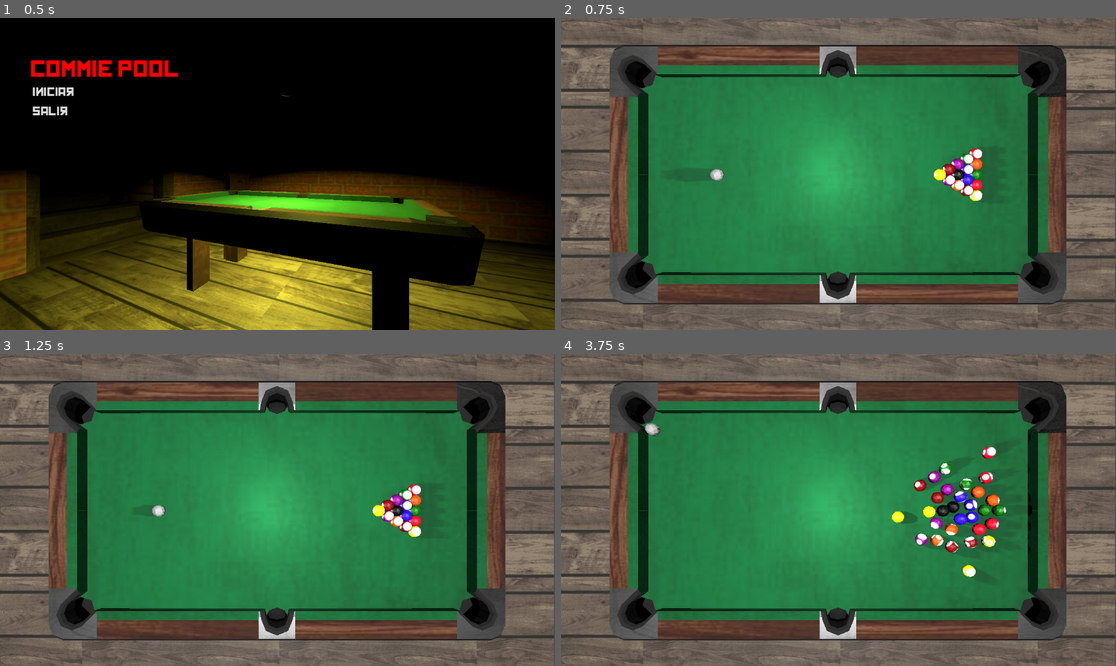
Above: before the commit, frames 1-4 (two rows, left to right).
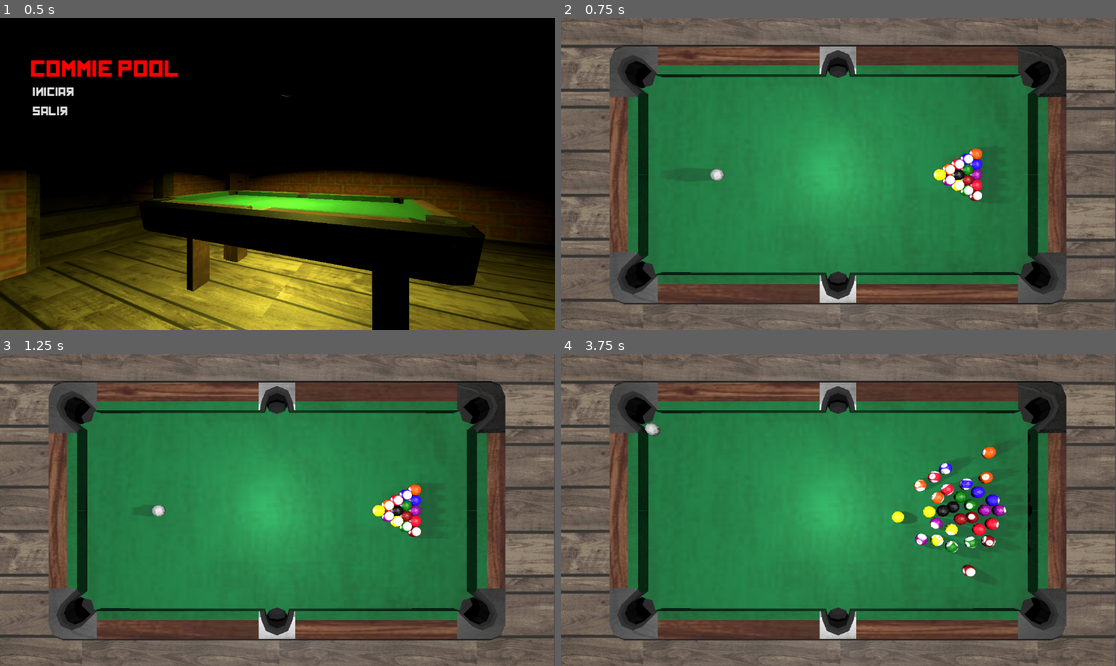
Above: after the commit, the same moments.

Repository: Corcho4433/commiepool-sourcecode
Game: Godot game, scene res://scenes/mainmenu.tscn
Same seed, same stepped clock (60 frames per second), same inputs: the game is played once before the commit and once after it.
Inputs (mouse positions are in pixels of both pictures, inside the frame that each line leads up to):
- Up to frame 1 (0.5 s): no input
- Up to frame 2 (0.75 s): click "Iniciar" at 0.5 s
- Up to frame 3 (1.25 s): no input
- Up to frame 4 (3.75 s): tap Enter at 1.25 s; move the mouse to (960, 494) at 1.27 s; press the mouse at (960, 494) at 1.28 s; tap Space at 2 s; move the mouse to (727, 525) at 2.02 s; release the mouse at (727, 525) at 2.03 s; right-click (727, 525) at 2.1 s; move the mouse to (894, 441) at 2.77 s; tap Q (SpawnBalls) at 2.85 s; move the mouse to (810, 572) at 3.52 s; click (810, 572) at 3.6 s

Frame 1 is identical in both runs. In frame 2, 0.5% of the frame differs, in the area x 68-76%, y 41-59%; in frame 3, 0.5%; in frame 4, 1.3%, in the area x 63-81%, y 29-72%.

Commit message:
finished initial balls position

Diff:
--- a/scripts/CueBall.gd
+++ b/scripts/CueBall.gd
@@ -52,7 +52,9 @@
 		GameEvent.cue_ball_hit_ball.emit(body.get_parent().ballName)
 
 func set_dragging():
+	print("activar")
 	isDraggable = true
 
 func ball_striked():
+	print("desactivar")
 	isDraggable = false
--- a/scripts/TurnComponent.gd
+++ b/scripts/TurnComponent.gd
@@ -41,6 +41,8 @@
 	if cueUsed == true and stillBall == true:
 		cueUsedFrames += 1
 		if cueUsedFrames >= 4:
+			if firstBallTouched == "":
+				penalty()
 			print("Antes: ",infoTurns)
 			changeTurn()
 			print("Despues: ",infoTurns)
@@ -53,6 +55,7 @@
 
 
 func changeTurn():
+	infoTurns[turn]["BallInHand"] = false
 	if turn == PLAYER_ONE and infoTurns[turn]["ExtraTurn"]:
 		turn = PLAYER_ONE
 		infoTurns[turn]["ExtraTurn"] = false
@@ -63,6 +66,7 @@
 		turn = PLAYER_TWO
 	elif turn == PLAYER_TWO:
 		turn = PLAYER_ONE
+
 
 	GameEvent.change_turn.emit(turn)
 
@@ -98,7 +102,7 @@
 		infoTurns[turn]["ExtraTurn"] = true
 	if (infoTurns[turn]["Type"] == firstBallType[1] or firstBallTouched == "") and firstBallTouched != "DNC":
 		penalty()
-		print(firstBallTouched)
+
 
 
 func get_other_player_turn():
--- a/scripts/ballArrays.gd
+++ b/scripts/ballArrays.gd
@@ -4,9 +4,9 @@
 
 var StartingArray = ["Ball12","Ball6","Ball15","Ball13","Ball5","Ball4","Ball14","Ball7","Ball11","Ball3","Ball10","Ball2","Ball9"]
 var SmoothBalls = ["Ball1","Ball2","Ball3","Ball4","Ball5","Ball6","Ball7"]
-var StrippedBall = ["Ball9","Ball10","Ball11","Ball12","Ball13","Bal14","Ball15"]
+var StrippedBall = ["Ball9","Ball10","Ball11","Ball12","Ball13","Ball14","Ball15"]
 var CurrentArray : Array
-const  MOVEMENT_THRESHOLD : float = 0.01
+const MOVEMENT_THRESHOLD : float = 0.01
 
 func _ready():
 	ShuffleBalls()
@@ -17,7 +17,17 @@
 
 
 func ShuffleBalls():
+	var cornerStripped : String = StrippedBall.pick_random()
+	var cornerSmooth : String = SmoothBalls.pick_random()
+	while cornerSmooth == "Ball1":
+		cornerSmooth  = SmoothBalls.pick_random()
+	StartingArray.pop_at(StartingArray.find(cornerSmooth))
+	StartingArray.pop_at(StartingArray.find(cornerStripped))
+
 	StartingArray.shuffle()
+
+	StartingArray.push_front(cornerSmooth)
+	StartingArray.insert(4,cornerStripped)
 	StartingArray.append("Ball1")
 	StartingArray.insert(10,"Ball8")
 
